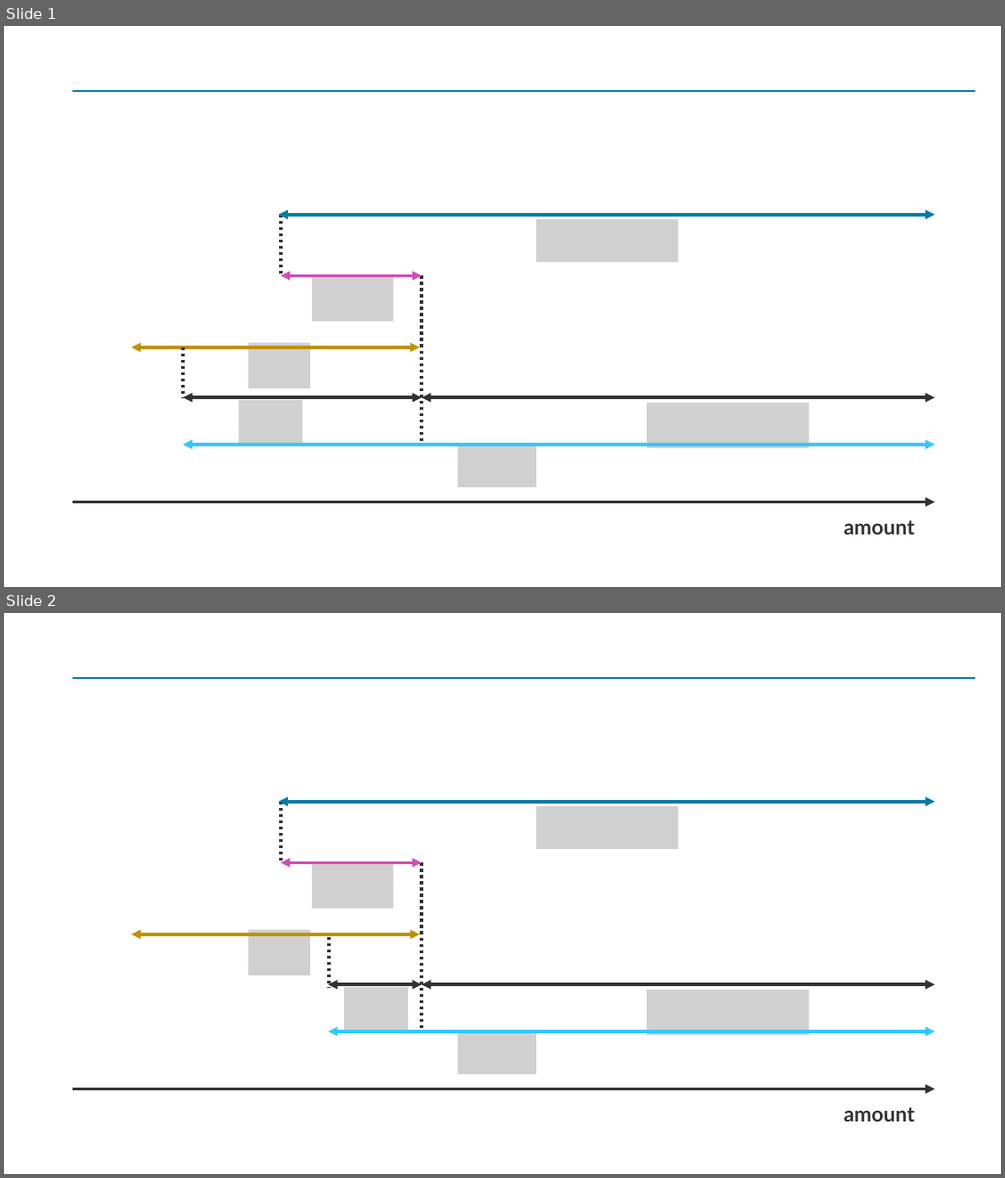
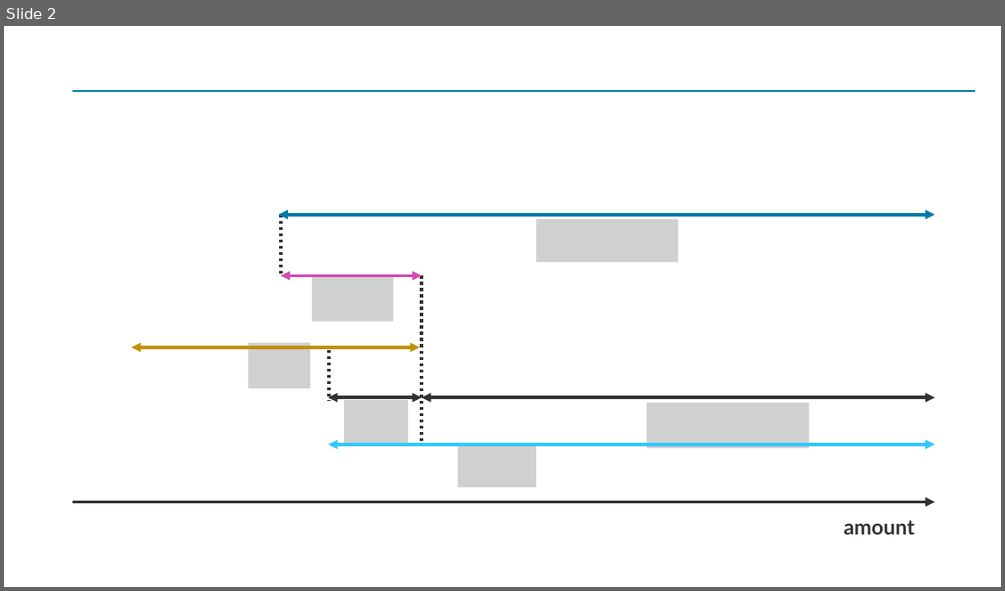
Before and after one commit to Yoshiaki-Harada/Resarch, a slide deck: Paper/master-thesis/src/img/chapter-2/図.pptx. Shown one above the other, each under a label of ours: slides 1 and 2 before the commit, slide 2 after it. The pictures are 1005x1178 and 1005x591 pixels, drawn with LibreOffice and Linux fonts; fonts in the diff are those of the drawing; grey boxes stand for pictures. Boxes give left, top, right and bottom in pixels: in the first picture for what was removed or moved away, otherwise in the second. Text is boxed around its words. In the diff, an @@ line names an element or a change of style, - is before the commit and + after.

```diff
--- a/Paper/master-thesis/src/img/chapter-2/図.pptx
+++ b/Paper/master-thesis/src/img/chapter-2/図.pptx
@@ slide 1 removed at (4, 26, 1001, 587), background #FFFFFF; not listed: 1 template element that a slide beside it also shows @@
@@ double arrow removed from (278, 215) to (935, 215) @@
@@ line removed from (281, 215) to (281, 276) @@
@@ picture removed at (536, 220, 679, 263) @@
@@ double arrow removed from (281, 276) to (421, 276) @@
@@ picture removed at (312, 276, 394, 321) @@
@@ line removed from (421, 276) to (421, 444) @@
@@ picture removed at (249, 342, 310, 388) @@
@@ double arrow removed from (131, 347) to (420, 347) @@
@@ line removed from (183, 346) to (183, 398) @@
@@ double arrow removed from (183, 398) to (421, 398) @@
@@ double arrow removed from (421, 398) to (935, 398) @@
@@ picture removed at (239, 400, 302, 445) @@
@@ picture removed at (647, 402, 809, 449) @@
@@ double arrow removed from (183, 444) to (935, 444) @@
@@ picture removed at (458, 444, 536, 487) @@
@@ arrow removed from (73, 501) to (935, 501) @@
@@ text removed at (843, 520, 914, 534) @@
-amount
```
Also in this commit, not shown: 1 slide added, 7 other files.
